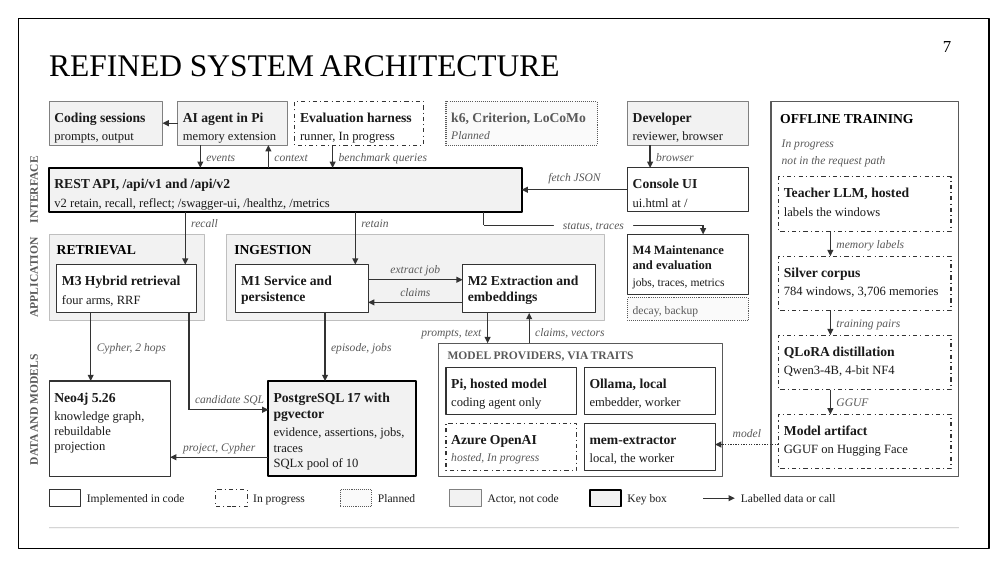
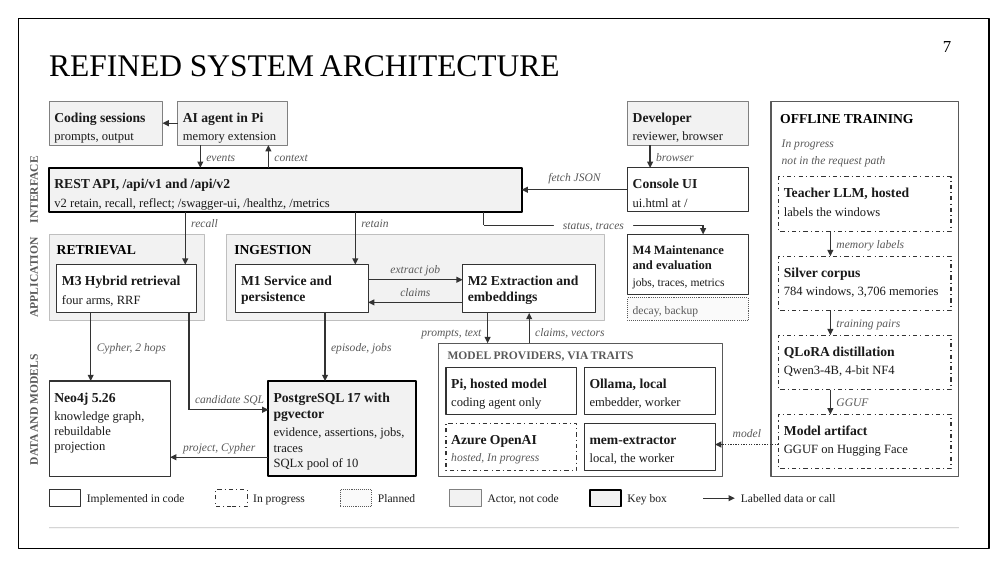
Before and after one commit to aryaniyaps/sdp-2026, a slide deck: slide 7 of P1_R2_13.pptx. Drawn at 1008x567 pixels with LibreOffice and Linux fonts; fonts in the diff are those of the drawing. Boxes give left, top, right and bottom in pixels: in the first picture for what was removed or moved away, otherwise in the second. Text is boxed around its words. In the diff, an @@ line names an element or a change of style, - is before the commit and + after.

```diff
--- a/P1_R2_13.pptx
+++ b/P1_R2_13.pptx
@@ rectangle removed at (x1=295, y1=101, x2=423, y2=145) @@
-Evaluation harness
-runner, In progress
@@ rectangle removed at (x1=446, y1=101, x2=597, y2=145) @@
-k6, Criterion, LoCoMo
-Planned
@@ arrow removed from (333, 145) to (333, 168) @@
@@ text removed at (x1=339, y1=153, x2=427, y2=164) @@
-benchmark queries
```
Also in this commit, not shown: 5 other slides changed, 1 slide removed.
